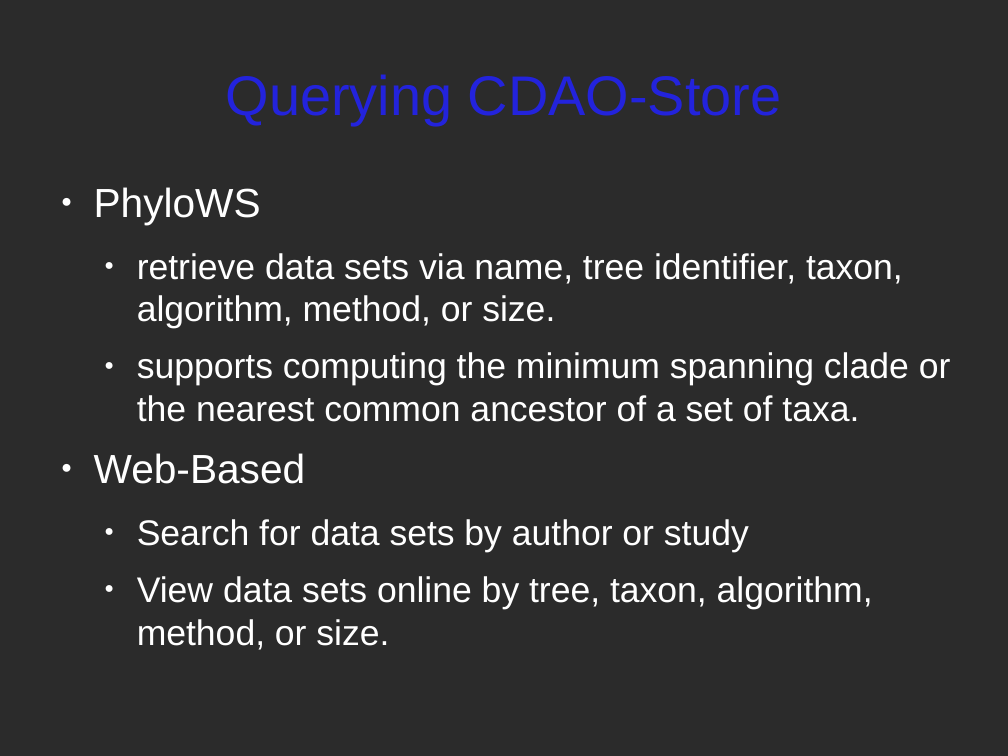
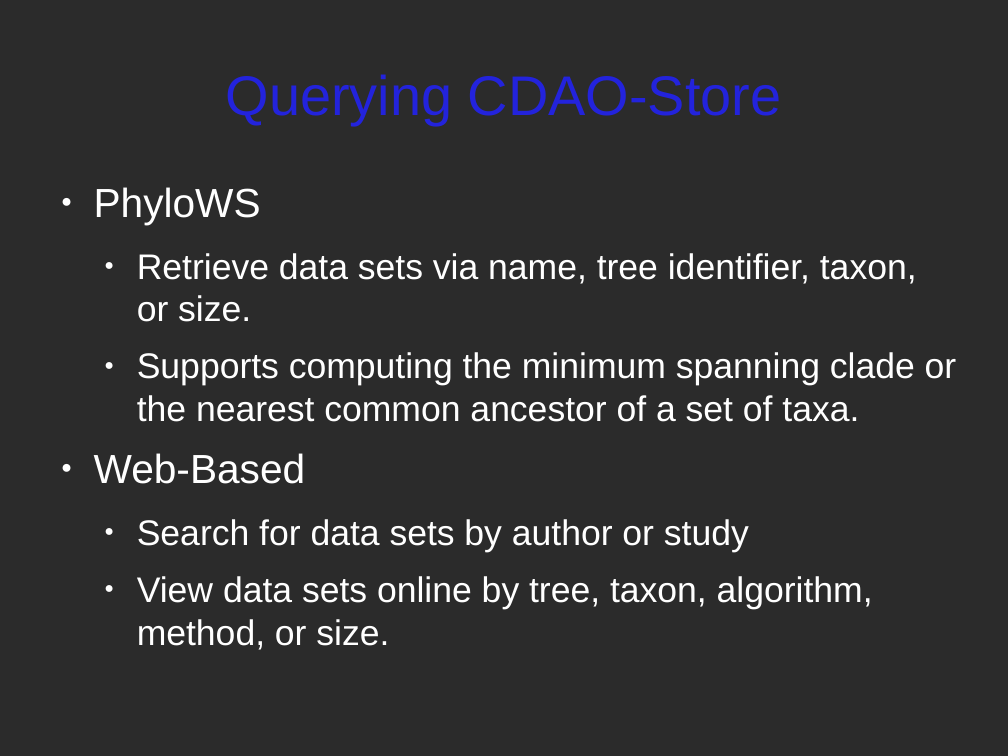
Before and after one commit to rdmpage/cdaotools, a slide deck: slide 5 of doc/publication/iEvoBio2010CDAOSTORE.odp. Drawn at 1008x756 pixels with LibreOffice and Linux fonts; fonts in the diff are those of the drawing; background and template pictures are left out; a plain dark background stands for a picture behind light text. Boxes give left, top, right and bottom in pixels: in the first picture for what was removed or moved away, otherwise in the second. Text is boxed around its words. In the diff, an @@ line names an element or a change of style, - is before the commit and + after.

```diff
--- a/doc/publication/iEvoBio2010CDAOSTORE.odp
+++ b/doc/publication/iEvoBio2010CDAOSTORE.odp
@@ text at (137,253,957,422): text changed @@
-  ● retrieve data sets via name, tree identifier, taxon, algorithm, method, or size.
-  ● supports computing the minimum spanning clade or the nearest common ancestor of a set of taxa.
+  ● Retrieve data sets via name, tree identifier, taxon, or size.
+  ● Supports computing the minimum spanning clade or the nearest common ancestor of a set of taxa.
```
Also in this commit, not shown: 2 other slides changed, 1 other file.
